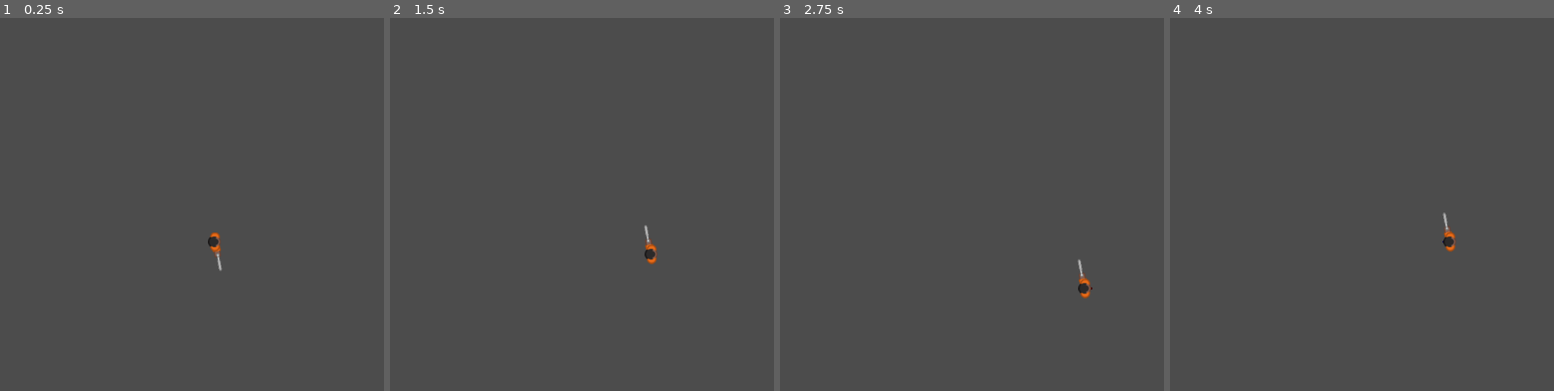
Above: before the commit, frames 1-4 (left to right).
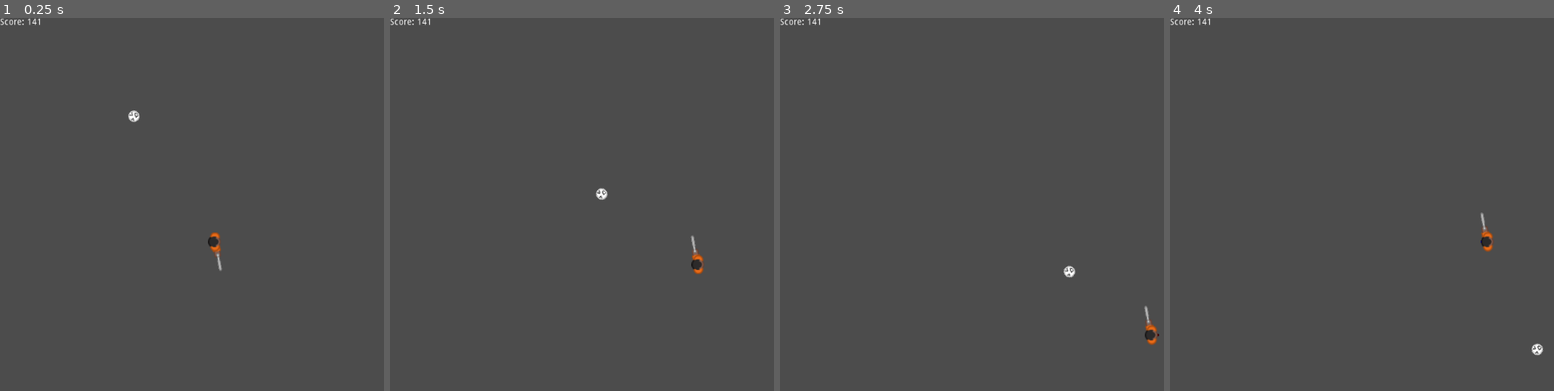
Above: after the commit, the same moments.

Repository: DevinPentecost/rubber-band-ball
Game: Godot game, scene res://scenes/CalebTest.tscn
Two runs of this game, one before a commit and one after it. Both use one fixed random seed, a clock stepped at 60 frames per second and the inputs below. This scene is started directly instead of the project's main scene. The engine's default icon, where the game draws it, is replaced by a stand-in: a white triangle on a blue panel in a dark square.
Inputs (mouse positions are in pixels of both pictures, inside the frame that each line leads up to):
- Up to frame 1 (0.25 s): no input
- Up to frame 2 (1.5 s): move the mouse to (outside the picture) at 0.52 s; hold D (move_east) 0.53-1.28 s; click (outside the picture) at 0.6 s; move the mouse to (582, 223) at 1.27 s; hold S (move_south) from 1.28 s (still down); right-click (582, 223) at 1.35 s
- Up to frame 3 (2.75 s): click (972, 223) at 1.55 s; move the mouse to (1163, 122) at 2.02 s; release S (move_south) at 2.03 s; hold D (move_east) from 2.03 s (still down); hold Right (look_east) from 2.03 s (still down); click (1163, 122) at 2.3 s
- Up to frame 4 (4 s): move the mouse to (1458, 279) at 2.77 s; release D (move_east) at 2.78 s; release Right (look_east) at 2.78 s; hold W (move_north) 2.78-3.53 s; tap Up (look_north) at 2.85 s; click (1458, 279) at 3.05 s; move the mouse to (outside the picture) at 3.52 s; hold A (move_west) from 3.53 s (still down); hold Down (look_south) from 3.53 s (still down); click (outside the picture) at 3.8 s

The runs differ from the first frame. In frame 1, 0.2% of the frame differs, in the area x 0-37%, y 0-28%; in frame 2, 0.5%; in frame 3, 0.5%, in the area x 0-99%, y 0-88%; in frame 4, 0.5%.

Commit message:
bat work

Diff:
--- a/project/objects/player/Player.gd
+++ b/project/objects/player/Player.gd
@@ -1,6 +1,5 @@
 extends KinematicBody2D
 
-export(float) var moveSpeed = 1
 export(bool) var isMouseAndKeyboard = false
 export(float) var speed = 10
 export(float) var swingSpeedRad = 30
@@ -8,7 +7,6 @@
 
 # Called when the node enters the scene tree for the first time.
 func _ready():
-	#$BatPivot/Bat/Sprite.modulate = Color.black
 	pass
 
 func _interpret_movement_input():
@@ -72,10 +70,12 @@
 	_canDash = false
 
 	# Add the bat to 9
+	$Bat.collision_layer = $Bat.collision_layer | 0b000100000000
 	var duration = 0.15
 	$SwingCooldown.start(duration)
-	$SwingTween.interpolate_property($StaticBody2D, "rotation_degrees", $StaticBody2D.rotation_degrees, $StaticBody2D.rotation_degrees-180, duration, Tween.TRANS_LINEAR)
+	$SwingTween.interpolate_property($Bat, "rotation_degrees", $Bat.rotation_degrees, $Bat.rotation_degrees-180, duration, Tween.TRANS_LINEAR)
 	$SwingTween.start()
+
 
 func _perform_dash():
 	if _canDash == false:
@@ -87,12 +87,14 @@
 	var inputvectors = _interpret_movement_input()
 
 	$MoveTarget.position = inputvectors[0] * 10
-	$LookTarget.position = inputvectors[1] * 10
+
+	if inputvectors[1] != Vector2(0,0):
+		$LookTarget.position = inputvectors[1] * 10
 
 	move_and_slide($MoveTarget.position * speed)
 
 	if _canSwing == true:
-		$StaticBody2D.look_at($LookTarget.global_position)
+		$Bat.look_at($LookTarget.global_position)
 		$CharacterSprite.look_at($LookTarget.global_position)
 
 	if Input.is_action_just_pressed("swing"):
@@ -101,16 +103,12 @@
 	if Input.is_action_just_pressed("dash"):
 		_perform_dash()
 
-	if _canSwing == false:
-		#$StaticBody2D.rotate(swingSpeedRad * delta * -1)
-		pass
-
 
 func _on_Bat_body_entered(body):
 	if body.is_in_group("ball"):
 		# We hit the ball, stop collision
 		# Remove the bat from 9
-		#$BatPivot/Bat.layers = $BatPivot/Bat.layers & 0xEF
+		$Bat.collision_layer = $Bat.collision_layer & 0b111011111111
 		pass
 
 
@@ -123,6 +121,7 @@
 	_canSwing = true
 	_canDash = true
 	# Remove the bat from 9
+	$Bat.collision_layer = $Bat.collision_layer & 0b111011111111
 	#$BatPivot/Bat.layers = $Bat.layers & 0xEF
 	#$BatPivot/Bat/Sprite.modulate = Color.black
 	#$BatPivot.rotation = 0
--- a/project/objects/player/Player.tscn
+++ b/project/objects/player/Player.tscn
@@ -18,22 +18,22 @@
 [node name="CollisionShape2D" type="CollisionShape2D" parent="."]
 shape = SubResource( 2 )
 
-[node name="StaticBody2D" type="StaticBody2D" parent="."]
-collision_layer = 256
-collision_mask = 8
+[node name="Bat" type="StaticBody2D" parent="." groups=["bat"]]
+collision_layer = 0
+collision_mask = 0
 
-[node name="CollisionShape2D" type="CollisionShape2D" parent="StaticBody2D"]
+[node name="CollisionShape2D" type="CollisionShape2D" parent="Bat"]
 position = Vector2( 7.11779, 32.7381 )
 rotation = 2.96706
 scale = Vector2( 0.33, 0.8 )
 shape = SubResource( 4 )
 
-[node name="Sprite2" type="Sprite" parent="StaticBody2D"]
+[node name="Sprite2" type="Sprite" parent="Bat"]
 position = Vector2( 4, 17 )
 rotation = 1.39626
 texture = ExtResource( 5 )
 
-[node name="Sprite" type="Sprite" parent="StaticBody2D"]
+[node name="Sprite" type="Sprite" parent="Bat"]
 position = Vector2( 7.11779, 32.7381 )
 rotation = 1.39626
 scale = Vector2( 1, 0.66 )
--- a/project/project.godot
+++ b/project/project.godot
@@ -91,11 +91,13 @@
 
 [physics]
 
+common/physics_fps=240
 common/enable_pause_aware_picking=true
 2d/default_gravity=0
 2d/default_gravity_vector=Vector2( 0, 0 )
 2d/default_linear_damp=0.0
 2d/default_angular_damp=0.0
+common/physics_interpolation=true
 
 [rendering]
 
--- a/project/scenes/CalebTest.tscn
+++ b/project/scenes/CalebTest.tscn
@@ -1,8 +1,12 @@
-[gd_scene load_steps=2 format=2]
+[gd_scene load_steps=3 format=2]
 
 [ext_resource path="res://objects/player/Player.tscn" type="PackedScene" id=1]
+[ext_resource path="res://objects/arena/Arena.tscn" type="PackedScene" id=2]
 
 [node name="Node2D" type="Node2D"]
 
 [node name="Player" parent="." instance=ExtResource( 1 )]
 position = Vector2( 345, 360 )
+speed = 20.0
+
+[node name="Arena" parent="." instance=ExtResource( 2 )]
